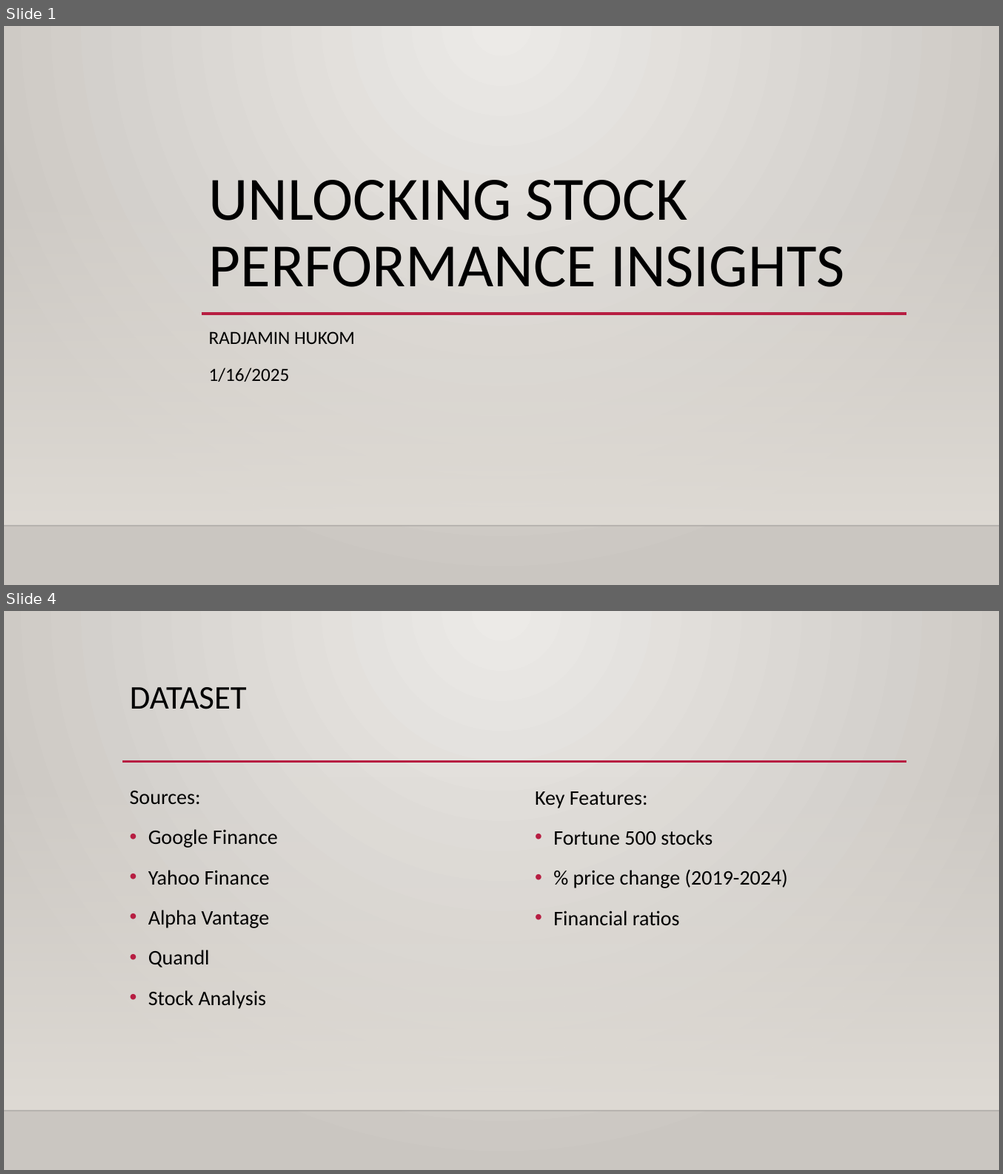
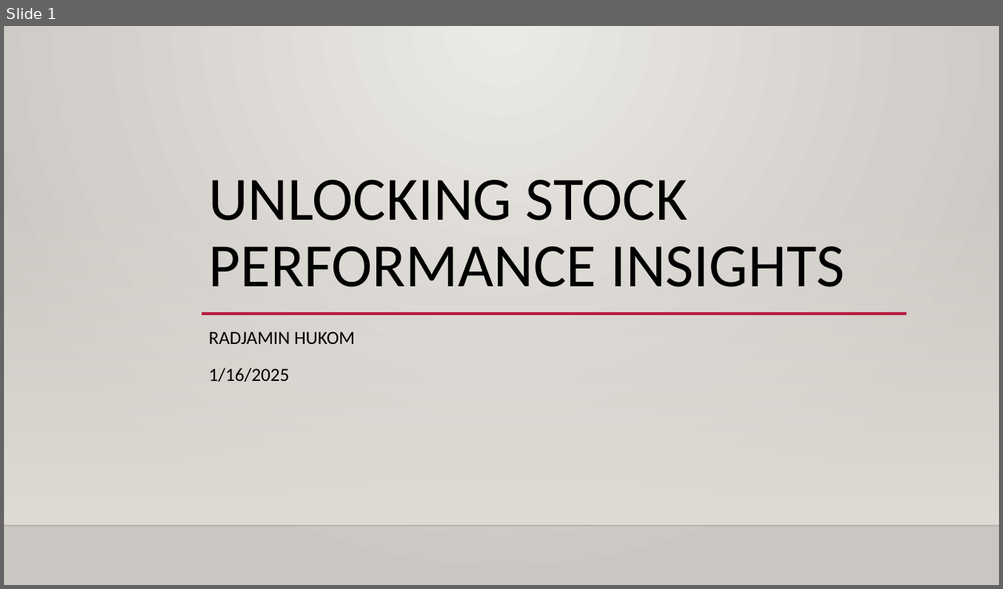
Before and after one commit to Iingxaki/Key-Financial-Indicators-Stock-Forecasting-DS450, a slide deck: Unlocking Stock Performance Insights.pptx. Shown one above the other, each under a label of ours: slides 1 and 4 before the commit, slide 1 after it; the slides between them are not shown. The pictures are 1003x1174 and 1003x589 pixels, drawn with LibreOffice and Linux fonts; fonts in the diff are those of the drawing; background and template pictures are left out. Boxes give left, top, right and bottom in pixels: in the first picture for what was removed or moved away, otherwise in the second. Text is boxed around its words. In the diff, an @@ line names an element or a change of style, - is before the commit and + after.

```diff
--- a/Unlocking Stock Performance Insights.pptx
+++ b/Unlocking Stock Performance Insights.pptx
@@ slide 4 removed at (4, 611, 999, 1170), background gradient #ECEAE7 to #CAC7C1; not listed: 2 template elements that a slide beside it also shows @@
@@ title removed at (130, 687, 247, 709) @@
-DATASET
@@ line removed from (122, 762) to (907, 762) @@
@@ text removed at (130, 791, 278, 1009) @@
-Sources:
-• Google Finance
-• Yahoo Finance
-• Alpha Vantage
-• Quandl
-• Stock Analysis
@@ text removed at (535, 792, 788, 925) @@
-Key Features:
-• Fortune 500 stocks
-• % price change (2019-2024)
-• Financial ratios
```
Also in this commit, not shown: 3 slides changed, 16 slides added, 1 other slide removed.
